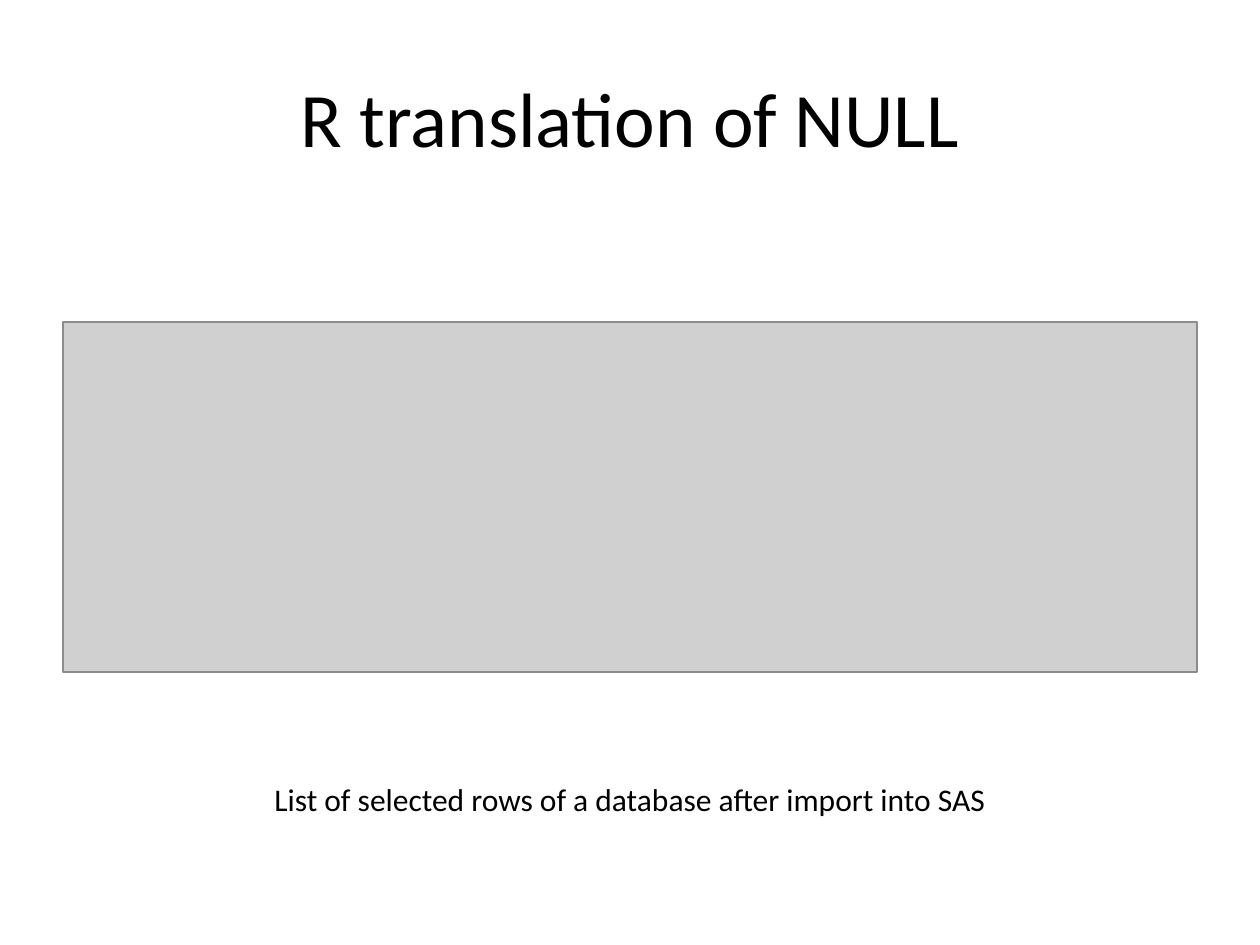
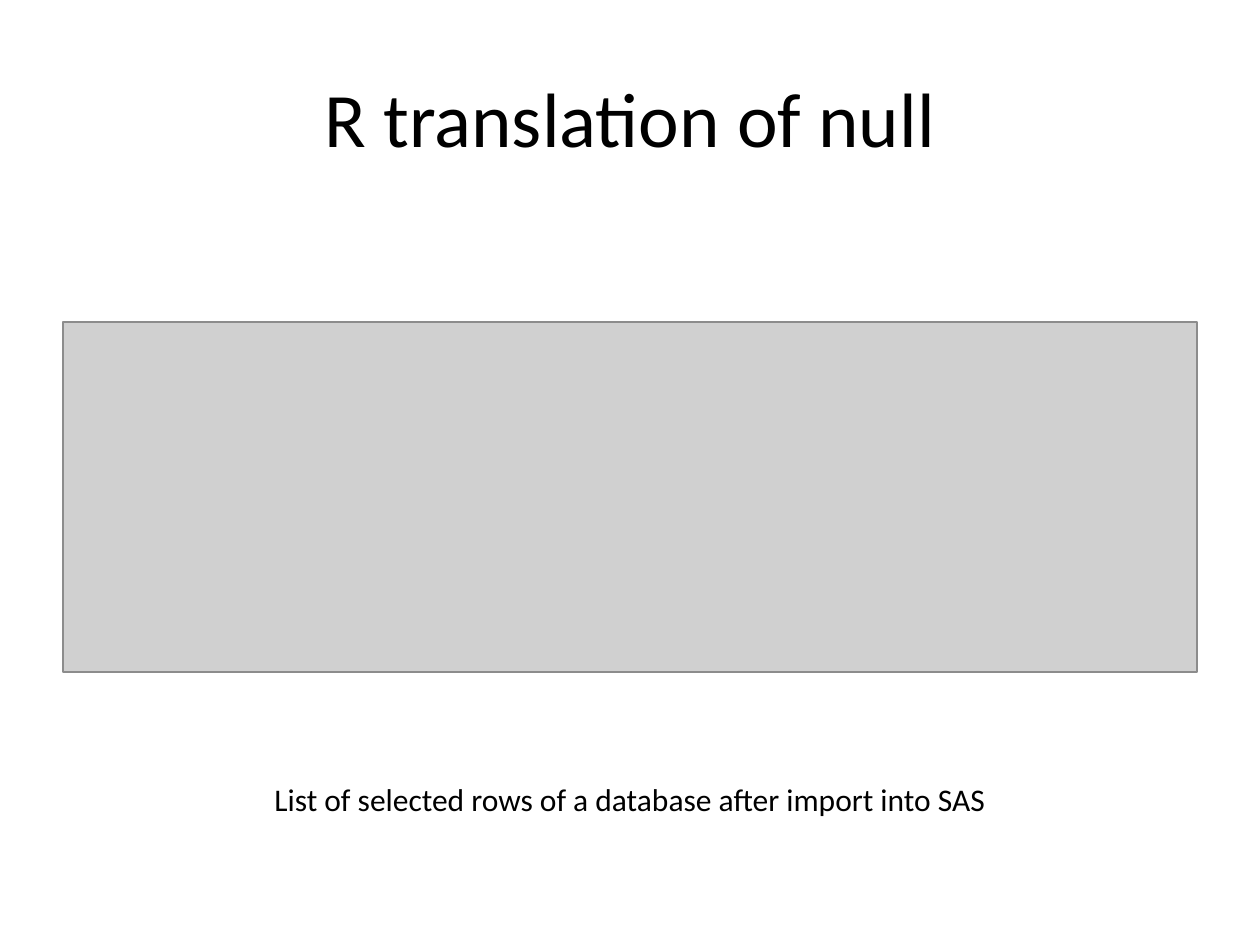
Before and after one commit to pmean/introduction-to-sql, a slide deck: slide 5 of src/null-values.pptx. Drawn at 1260x945 pixels with LibreOffice and Linux fonts; fonts in the diff are those of the drawing; grey boxes stand for pictures. Boxes give left, top, right and bottom in pixels: in the first picture for what was removed or moved away, otherwise in the second. Text is boxed around its words. In the diff, an @@ line names an element or a change of style, - is before the commit and + after.

Commit message:
Split null-values lecture into two parts

```diff
--- a/src/null-values.pptx
+++ b/src/null-values.pptx
@@ title at (324,93,935,148): text changed @@
-R translation of NULL
+R translation of null
```
Also in this commit, not shown: 7 other slides changed, 5 slides added, 1 other file.
